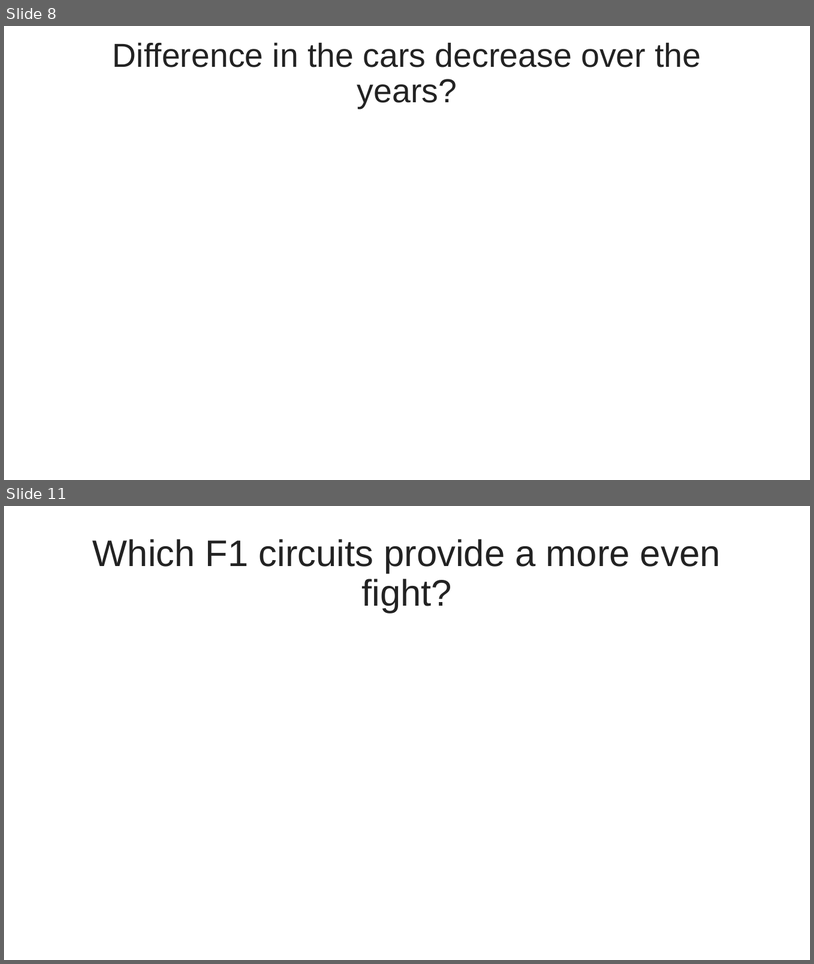
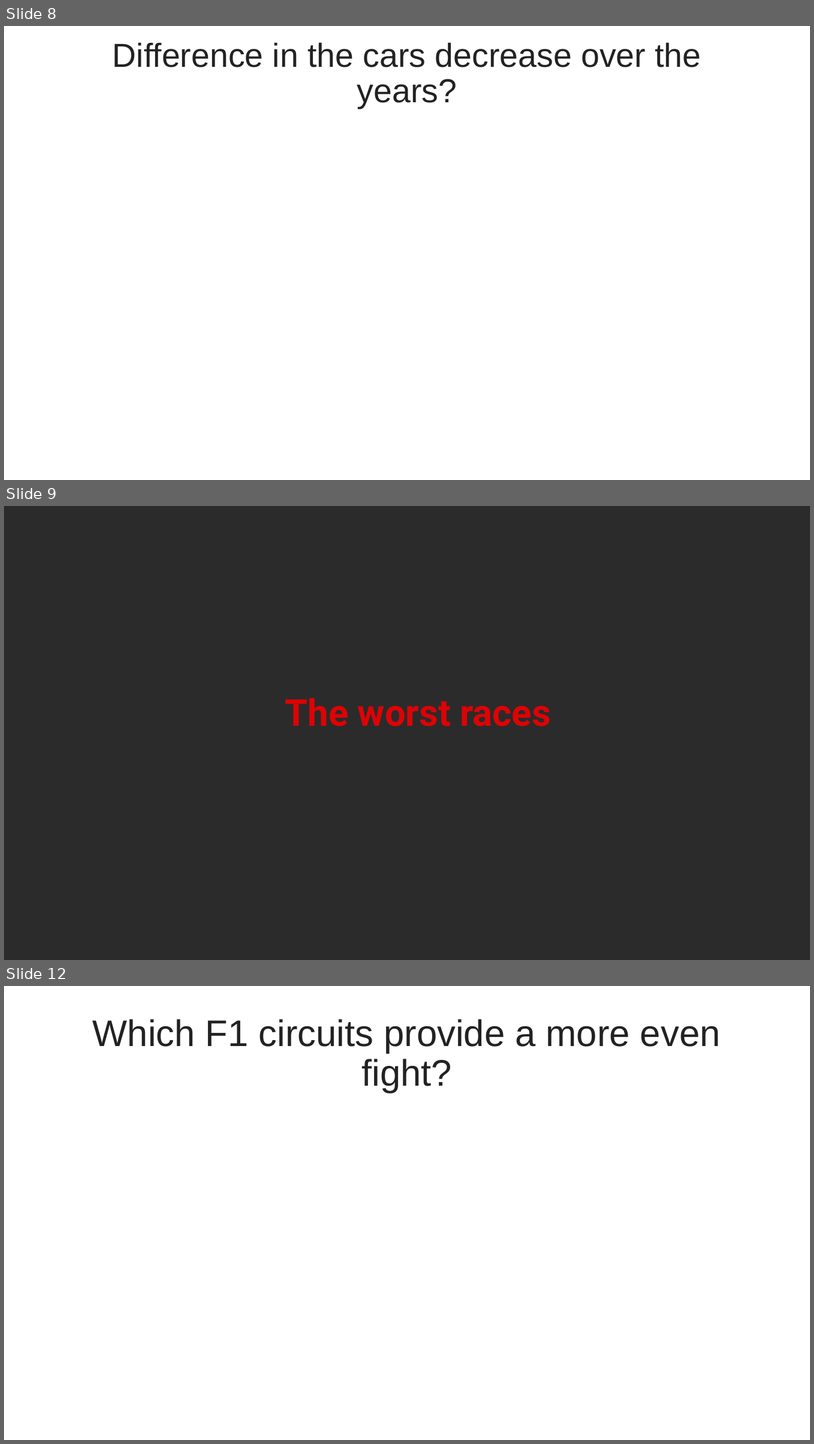
Before and after one commit to MateuszMajak/R_Visual, a slide deck: Presentation/F1_Presentation_Moyo_Majak.pptx. Shown one above the other, each under a label of ours: slides 8 and 11 before the commit, slides 8, 9 and 12 after it; the slides between them are not shown. The pictures are 814x964 and 814x1444 pixels, drawn with LibreOffice and Linux fonts; fonts in the diff are those of the drawing; background and template pictures are left out; a plain dark background stands for a picture behind light text. Boxes give left, top, right and bottom in pixels: in the first picture for what was removed or moved away, otherwise in the second. Text is boxed around its words. In the diff, an @@ line names an element or a change of style, - is before the commit and + after.

```diff
--- a/Presentation/F1_Presentation_Moyo_Majak.pptx
+++ b/Presentation/F1_Presentation_Moyo_Majak.pptx
@@ slide 9 added at (4, 506, 810, 960), background picture (left out) @@
@@ title added at (285, 698, 551, 726), 44 pt, text #DD0305, bold @@
+The worst races
@@ what was slide 11 is now slide 12 @@
```
Also in this commit, not shown: 3 slides changed, 3 other slides added, 3 slides removed, 1 other file.
